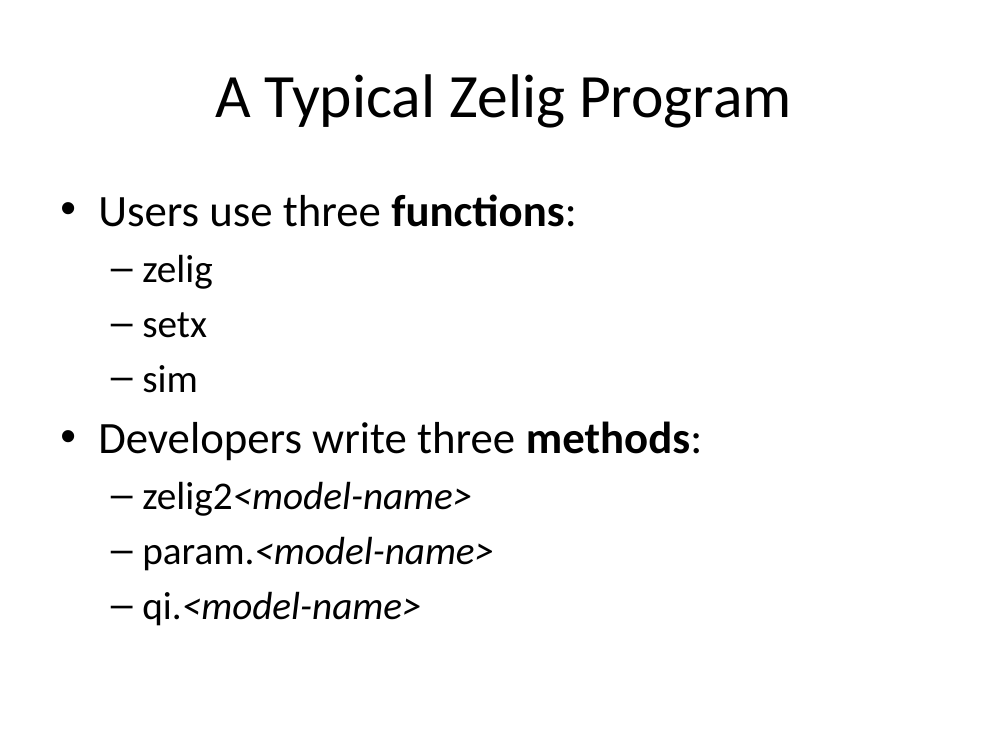
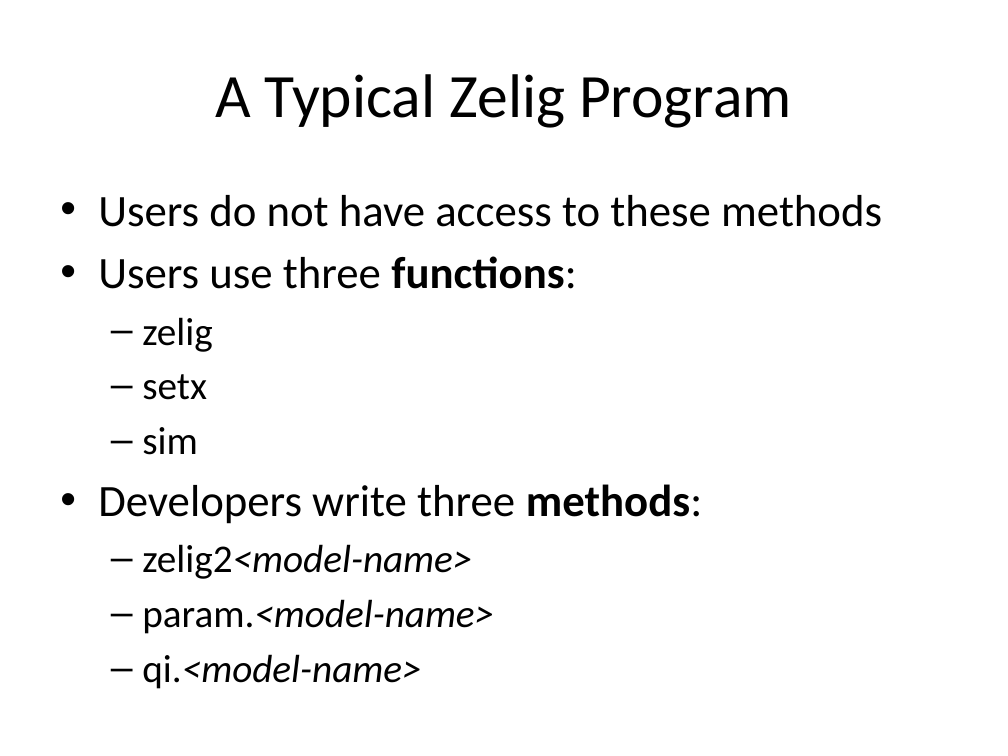
Before and after one commit to IQSS/Zelig4-Documentation, a slide deck: slide 14 of January-Class/Zelig_1_regressions.pptx (slide 15 before the commit). Drawn at 1008x756 pixels with LibreOffice and Linux fonts; fonts in the diff are those of the drawing. Boxes give left, top, right and bottom in pixels: in the first picture for what was removed or moved away, otherwise in the second. Text is boxed around its words. In the diff, an @@ line names an element or a change of style, - is before the commit and + after.

```diff
--- a/January-Class/Zelig_1_regressions.pptx
+++ b/January-Class/Zelig_1_regressions.pptx
@@ text at (98,195,882,227): paragraph added @@
+• Users do not have access to these methods
```
Also in this commit, not shown: 3 other slides changed, 1 slide removed.
